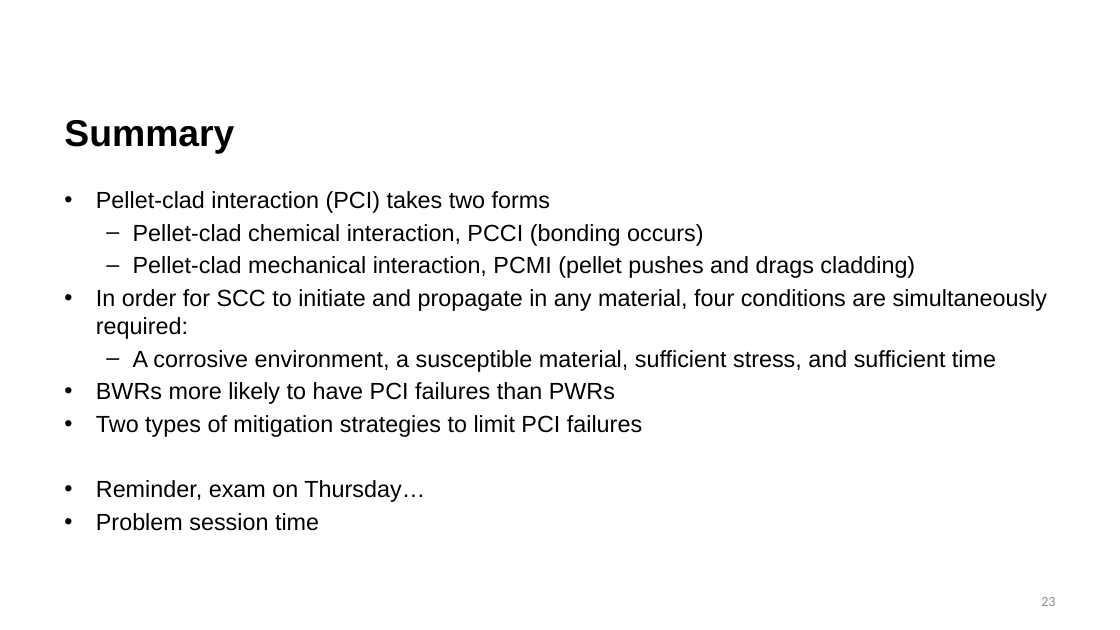
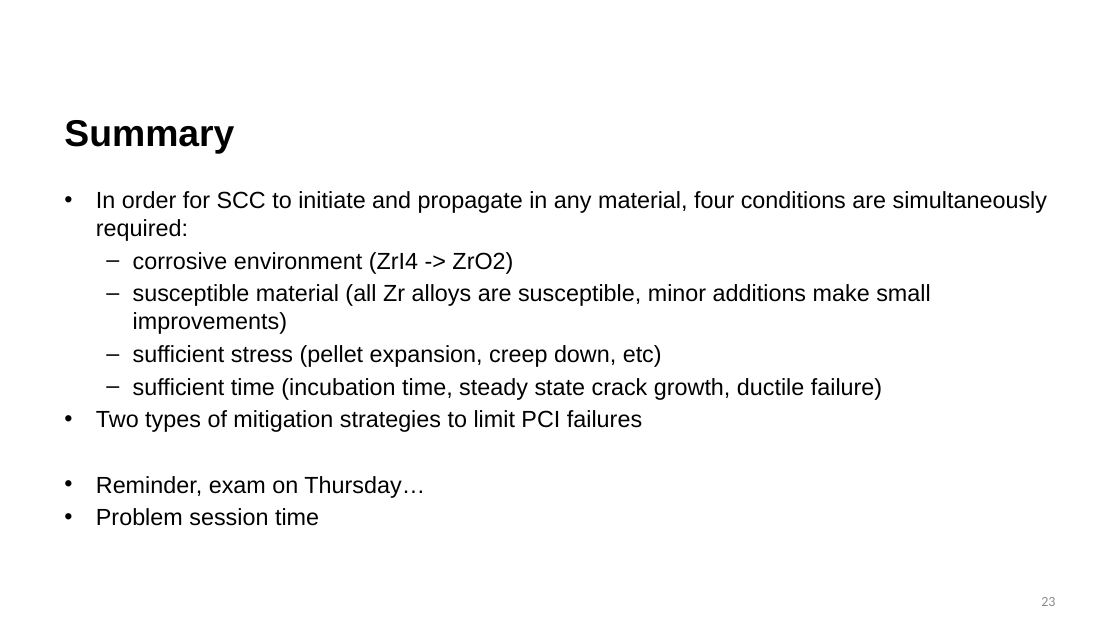
Before and after one commit to benbeeler/TEACHING, a slide deck: slide 23 of Nuclear_Fuel_Performance/NE533_Spring2025/Module3/Lec15_PCI.pptx. Drawn at 1120x630 pixels with LibreOffice and Linux fonts; fonts in the diff are those of the drawing; background and template pictures are left out. Boxes give left, top, right and bottom in pixels: in the first picture for what was removed or moved away, otherwise in the second. Text is boxed around its words. In the diff, an @@ line names an element or a change of style, - is before the commit and + after.

```diff
--- a/Nuclear_Fuel_Performance/NE533_Spring2025/Module3/Lec15_PCI.pptx
+++ b/Nuclear_Fuel_Performance/NE533_Spring2025/Module3/Lec15_PCI.pptx
@@ text at <box>96,191,915,278</box>: paragraphs removed @@
-• Pellet-clad interaction (PCI) takes two forms
-  – Pellet-clad chemical interaction, PCCI (bonding occurs)
-  – Pellet-clad mechanical interaction, PCMI (pellet pushes and drags cladding)
@@ text at <box>133,252,931,400</box>: text changed @@
-  – A corrosive environment, a susceptible material, sufficient stress, and sufficient time
-• BWRs more likely to have PCI failures than PWRs
+  – corrosive environment (ZrI4 -> ZrO2)
+  – susceptible material (all Zr alloys are susceptible, minor additions make small improvements)
+  – sufficient stress (pellet expansion, creep down, etc)
+  – sufficient time (incubation time, steady state crack growth, ductile failure)
```
Also in this commit, not shown: 6 other slides changed, 2 slides added, 3 other files.
